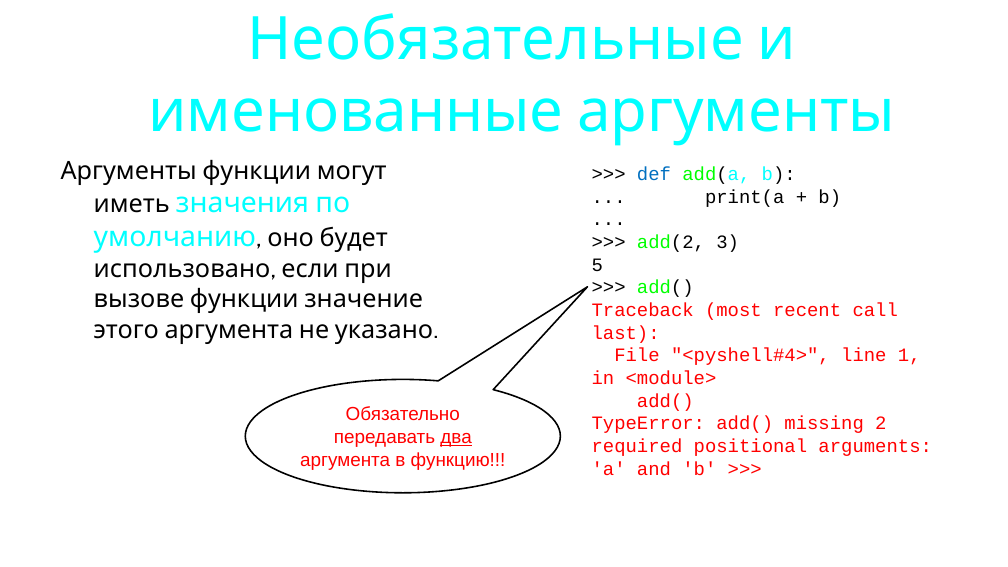
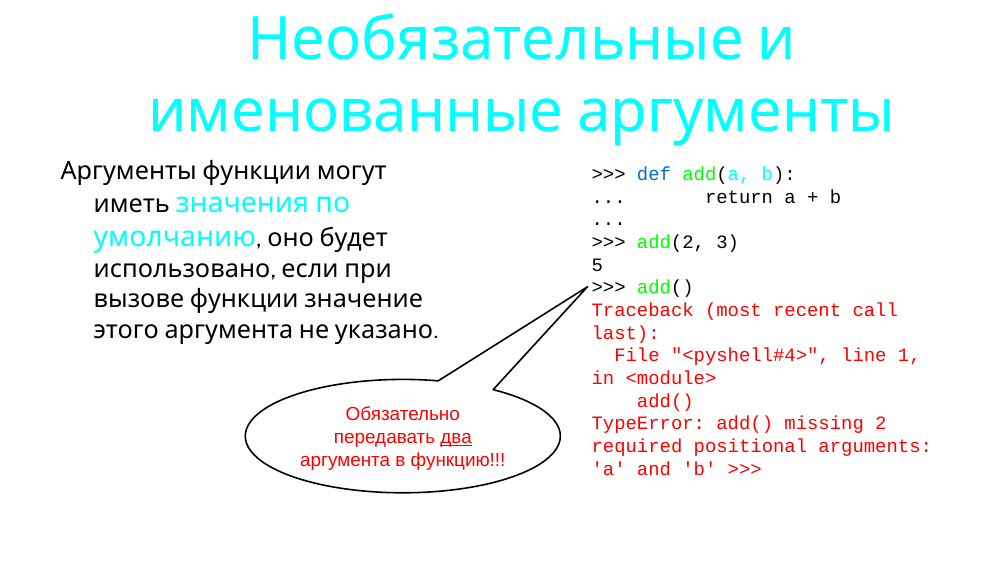
Before and after one commit to maxchv/LearnPython, a slide deck: slide 37 of week04/Functions.pptx (slide 30 before the commit). Drawn at 1008x567 pixels with LibreOffice and Linux fonts; fonts in the diff are those of the drawing. Boxes give left, top, right and bottom in pixels: in the first picture for what was removed or moved away, otherwise in the second. Text is boxed around its words. In the diff, an @@ line names an element or a change of style, - is before the commit and + after.

```diff
--- a/week04/Functions.pptx
+++ b/week04/Functions.pptx
@@ text at (705,189,841,203): text changed @@
-... print(a + b)
+... return a + b
```
Also in this commit, not shown: 8 other slides changed, 3 slides added.
